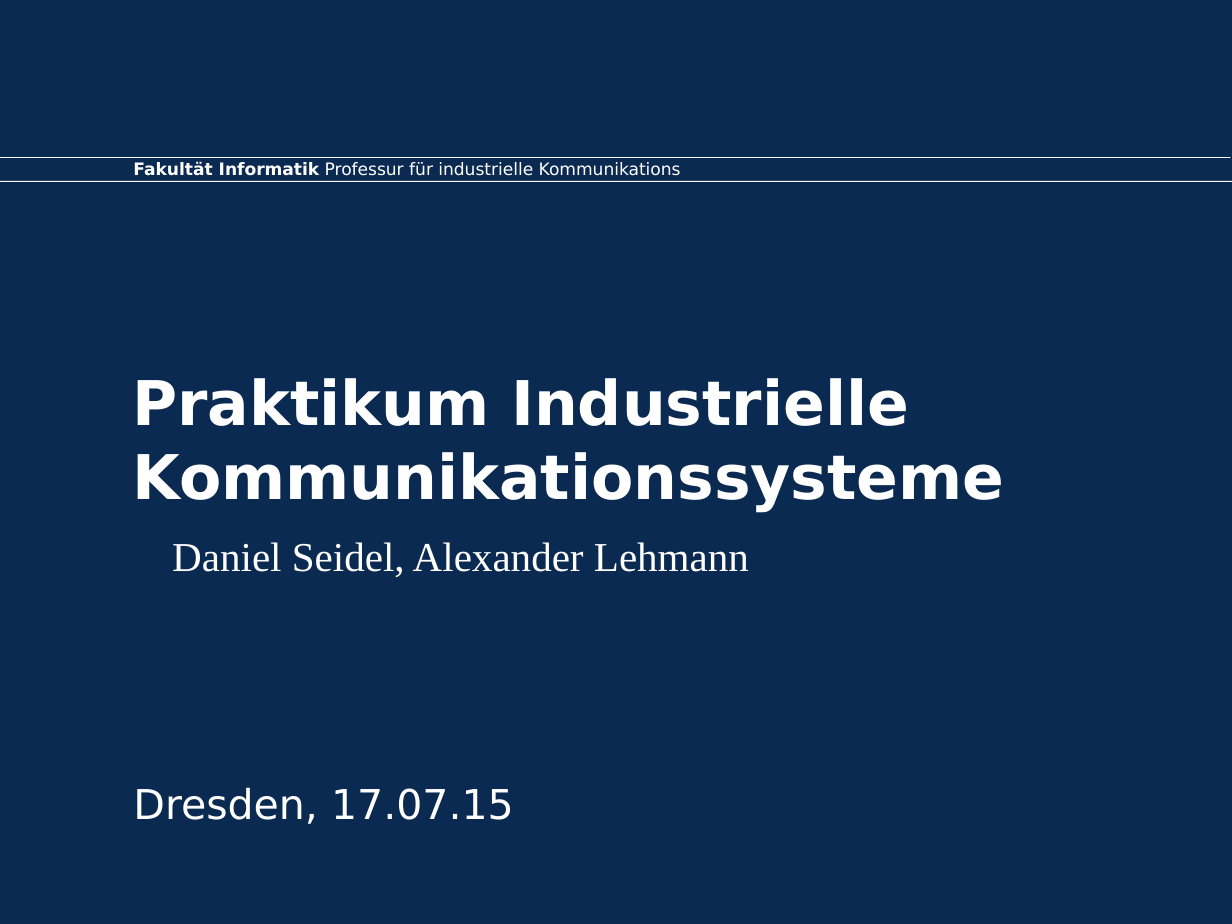
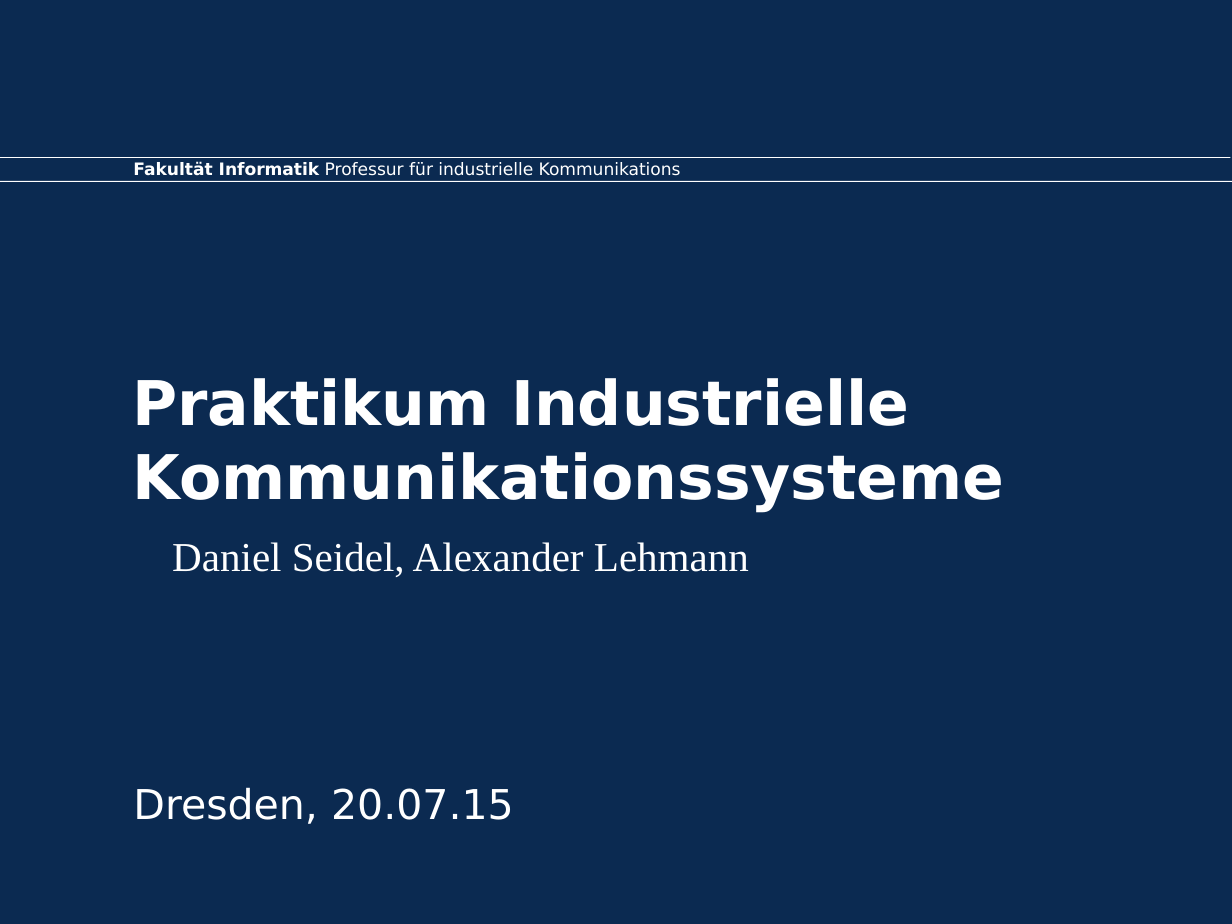
Before and after one commit to Flugtiger/iKt-prakt, a slide deck: slide 1 of doc/präsi.odp. Drawn at 1232x924 pixels with LibreOffice and Linux fonts; fonts in the diff are those of the drawing; background and template pictures are left out. Boxes give left, top, right and bottom in pixels: in the first picture for what was removed or moved away, otherwise in the second. Text is boxed around its words. In the diff, an @@ line names an element or a change of style, - is before the commit and + after.

```diff
--- a/doc/präsi.odp
+++ b/doc/präsi.odp
@@ subtitle at (x1=133, y1=787, x2=514, y2=824): text changed @@
-Dresden, 17.07.15
+Dresden, 20.07.15
```
Also in this commit, not shown: 3 other files.
